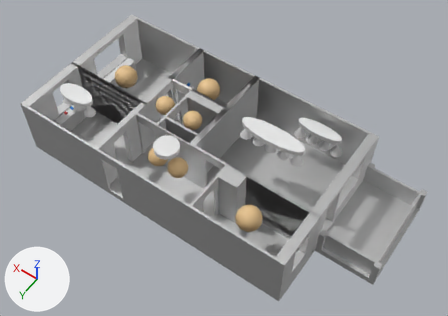
What one commit did to the glTF model 3d_models/home.gltf.
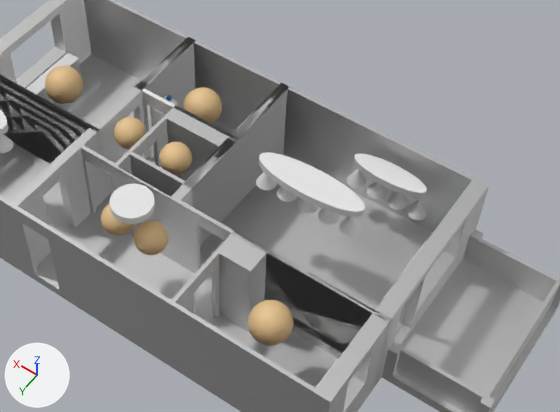
Old and new are each drawn whole from a 50 mm camera at (-10.78, 12.91, 21.3) aimed at (-1.66, 0.16, 1.26) and again close up on the part from 20% to 94% of the width and 8% to 86% of the height. Every picture has the same lights, and +X, +Y and +Z are marked at lower left. Where no turn or scale is listed for an object, it has been applied to the vertices.

Names of what the first close-up shows: 'Balcony.001', 'Bathroom', 'Bedroom_DoorWall', 'Corridor', 'Hallway Light 1 Frame', 'Hallway Light 2 Frame', 'Hallway_Base', 'Hallway_OutWall', 'Kitchen', 'Kitchen_Base', 'Kitchen_CookWall', 'Kitchen_OutWall', 'Livingroom_BalconyWall', 'Livingroom_Base', 'Livingroom_EntranceWall', 'Livingroom_NeighboursWall', 'Office Bulb', 'Office_NeighboursWall', 'Toilet Bulb'.
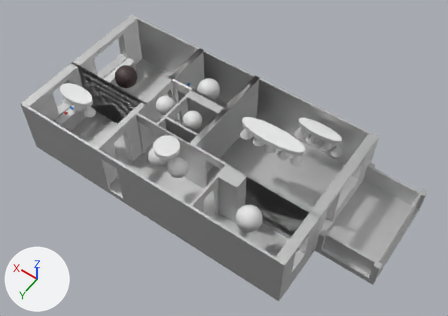
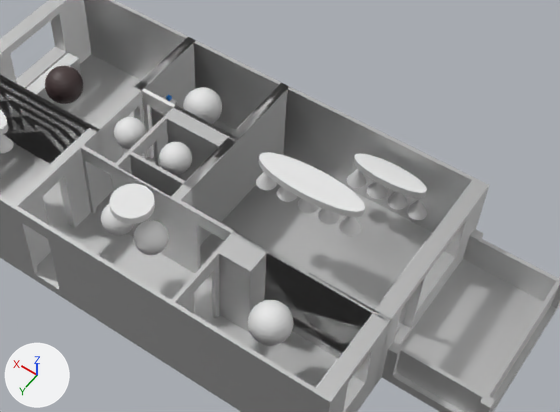
Changed parts and their boxes (x1, y1, x2, y2) in the close-ups (560 x 412 px):
'Kitchen', recoloured (beige to white)
    both: (248, 300, 294, 346)
'Office Bulb', recoloured (brown to white)
    both: (45, 66, 83, 104)
'Bathroom', recoloured (beige to white)
    both: (183, 87, 222, 124)
'Hallway Light 1 Frame', recoloured (brown to white)
    both: (134, 220, 169, 255)
'Toilet Bulb', recoloured (beige to white)
    both: (159, 142, 192, 175)
'Corridor', recoloured (beige to white)
    both: (114, 117, 146, 149)
'Hallway Light 2 Frame', recoloured (brown to white)
    both: (101, 203, 134, 236)

Edits to the bpy script that builds the scene:
```text
Add mat_toilet_bulb_mat:
    mat_toilet_bulb_mat = principled_material('Toilet_Bulb_Mat')
    mat_toilet_bulb_mat.base_color = (0.8, 0.8, 0.8)  # white #e7e7e7
Add mat_kitchen_bulb_mesh_material:
    mat_kitchen_bulb_mesh_material = principled_material('Kitchen Bulb Mesh Material')
    mat_kitchen_bulb_mesh_material.base_color = (0.8, 0.8, 0.8)  # white #e7e7e7
Add mat_office_bulb_mat:
    mat_office_bulb_mat = principled_material('Office_Bulb_Mat')
    mat_office_bulb_mat.base_color = (0.0617, 0.0382, 0.0385)  # brown #463737
Add mat_hallway_light_2_material:
    mat_hallway_light_2_material = principled_material('Hallway Light 2 Material')
    mat_hallway_light_2_material.base_color = (0.8, 0.8, 0.8)  # white #e7e7e7
Add mat_hallway_light_1_material:
    mat_hallway_light_1_material = principled_material('Hallway Light 1 Material')
    mat_hallway_light_1_material.base_color = (0.8, 0.8, 0.8)  # white #e7e7e7
Add mat_corridor_bulb_mesh_material:
    mat_corridor_bulb_mesh_material = principled_material('Corridor Bulb Mesh Material')
    mat_corridor_bulb_mesh_material.base_color = (0.8, 0.8, 0.8)  # white #e7e7e7
Add mat_bathroom_bulb_material:
    mat_bathroom_bulb_material = principled_material('Bathroom_Bulb Material')
    mat_bathroom_bulb_material.base_color = (0.8, 0.8, 0.8)  # white #e7e7e7
Change me_bathroom_bulb:
    where me_bathroom_bulb.from_pydata(...)  # 482 vertices, 960 faces; spans x -1.0..1.0, y -1.0..1.0, z -1.0..1.0
    remove me_bathroom_bulb.materials.append(mat_bulb)  # beige #e7c38d
    add me_bathroom_bulb.materials.append(mat_bathroom_bulb_material)  # white #e7e7e7
Change me_corridor_bulb_mesh:
    where me_corridor_bulb_mesh.from_pydata(...)  # 482 vertices, 960 faces; spans x -1.0..1.0, y -1.0..1.0, z -1.0..1.0
    remove me_corridor_bulb_mesh.materials.append(mat_bulb)  # beige #e7c38d
    add me_corridor_bulb_mesh.materials.append(mat_corridor_bulb_mesh_material)  # white #e7e7e7
Change me_hallway_light_1:
    where me_hallway_light_1.from_pydata(...)  # 482 vertices, 960 faces; spans x -1.0..1.0, y -1.0..1.0, z -1.0..1.0
    remove me_hallway_light_1.materials.append(mat_bulb)  # beige #e7c38d
    add me_hallway_light_1.materials.append(mat_hallway_light_1_material)  # white #e7e7e7
Change me_hallway_light_2:
    where me_hallway_light_2.from_pydata(...)  # 482 vertices, 960 faces; spans x -1.0..1.0, y -1.0..1.0, z -1.0..1.0
    remove me_hallway_light_2.materials.append(mat_bulb)  # beige #e7c38d
    add me_hallway_light_2.materials.append(mat_hallway_light_2_material)  # white #e7e7e7
Change me_office_bulb_mesh:
    where me_office_bulb_mesh.from_pydata(...)  # 482 vertices, 960 faces; spans x -1.0..1.0, y -1.0..1.0, z -1.0..1.0
    remove me_office_bulb_mesh.materials.append(mat_bulb)  # beige #e7c38d
    add me_office_bulb_mesh.materials.append(mat_office_bulb_mat)  # brown #463737
Change me_kitchen_bulb_mesh:
    where me_kitchen_bulb_mesh.from_pydata(...)  # 482 vertices, 960 faces; spans x -1.0..1.0, y -1.0..1.0, z -1.0..1.0
    remove me_kitchen_bulb_mesh.materials.append(mat_bulb)  # beige #e7c38d
    add me_kitchen_bulb_mesh.materials.append(mat_kitchen_bulb_mesh_material)  # white #e7e7e7
Change me_toilet_bulb_mesh:
    where me_toilet_bulb_mesh.from_pydata(...)  # 482 vertices, 960 faces; spans x -1.0..1.0, y -1.0..1.0, z -1.0..1.0
    remove me_toilet_bulb_mesh.materials.append(mat_bulb)  # beige #e7c38d
    add me_toilet_bulb_mesh.materials.append(mat_toilet_bulb_mat)  # white #e7e7e7
```
